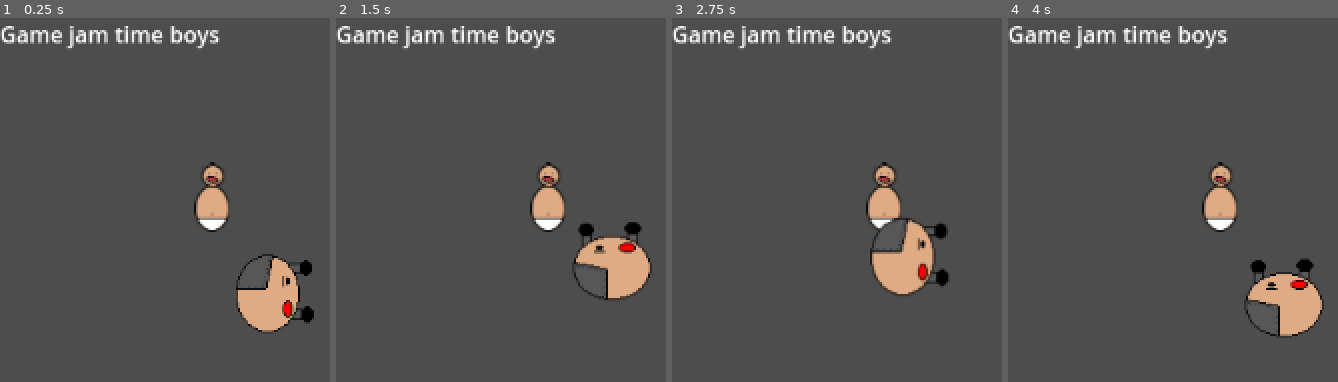
Above: before the commit, frames 1-4 (left to right).
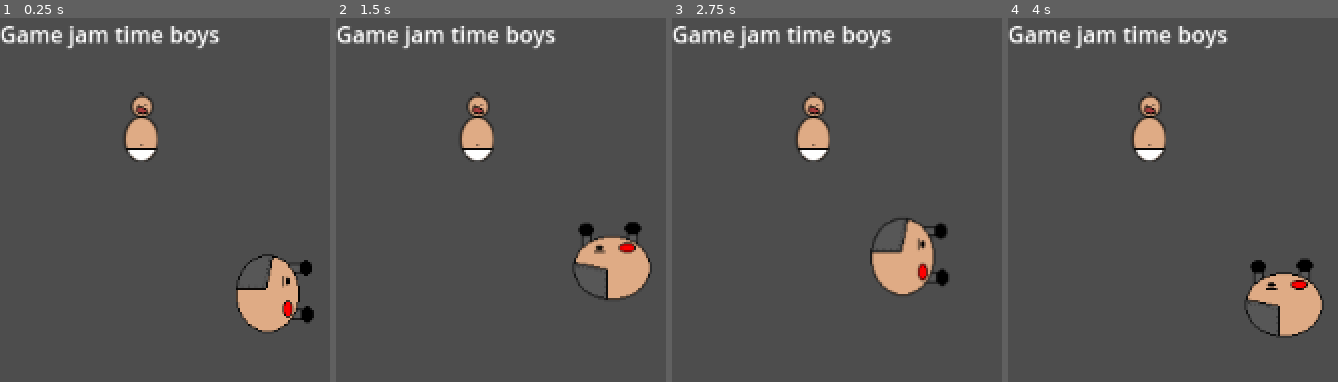
Above: after the commit, the same moments.

Repository: discoaaron/gamejam
Game: Godot game, scene res://Main.tscn
Two runs of this game, one before a commit and one after it. Both use one fixed random seed, a clock stepped at 60 frames per second and the inputs below.
Inputs:
- Up to frame 1 (0.25 s): no input
- Up to frame 2 (1.5 s): tap Enter at 0.5 s; tap A (a) at 0.6 s; tap D (d) at 0.8, 1.35 s; tap Space at 1.25 s
- Up to frame 3 (2.75 s): tap S (s) at 1.55, 2.1 s; tap Enter at 2 s; tap W (w) at 2.3 s
- Up to frame 4 (4 s): tap Space at 2.75 s; tap W (w) at 2.85 s; tap A (a) at 3.05, 3.6 s; tap Enter at 3.5 s; tap D (d) at 3.8 s

The runs differ from the first frame. In frame 1, 2.7% of the frame differs, in the area x 37-70%, y 20-59%; in frame 2, 2.7%; in frame 3, 2.6%; in frame 4, 2.7%.

Commit message:
Reformat file structure - added collisions to baby

Diff:
--- a/game/Main.tscn
+++ b/game/Main.tscn
@@ -1,17 +1,17 @@
 [gd_scene load_steps=4 format=3 uid="uid://xwxup6f3hc8h"]
 
 [ext_resource type="Script" path="res://main.gd" id="1_m74ch"]
-[ext_resource type="PackedScene" uid="uid://b7pm5d2fv82l2" path="res://scenes/dad.tscn" id="2_5guhk"]
-[ext_resource type="PackedScene" uid="uid://qquik506innj" path="res://scenes/baby.tscn" id="2_qm3xf"]
+[ext_resource type="PackedScene" uid="uid://7l4sbhfl0wks" path="res://scenes/dad/dad.tscn" id="2_0ntrq"]
+[ext_resource type="PackedScene" uid="uid://bnqyrnrvtf11f" path="res://scenes/baby/baby.tscn" id="3_1mr6s"]
 
 [node name="Main" type="Node2D"]
 script = ExtResource("1_m74ch")
-dad_scene = ExtResource("2_5guhk")
+dad_scene = ExtResource("2_0ntrq")
 
 [node name="Label" type="Label" parent="."]
 offset_right = 40.0
 offset_bottom = 23.0
 text = "Game jam time boys"
 
-[node name="Baby" parent="." instance=ExtResource("2_qm3xf")]
-position = Vector2(153, 129)
+[node name="Baby" parent="." instance=ExtResource("3_1mr6s")]
+position = Vector2(102, 79)
--- a/game/main.gd
+++ b/game/main.gd
@@ -1,6 +1,8 @@
 extends Node2D
 
 @export var dad_scene: PackedScene
+
+
 
 var keys = ["w", "a", "s", "d" ]
 
--- a/game/scenes/baby.tscn
+++ /dev/null
@@ -1,8 +0,0 @@
-[gd_scene load_steps=2 format=3 uid="uid://qquik506innj"]
-
-[ext_resource type="Texture2D" uid="uid://ctsgab0pttv18" path="res://art/Baby.png" id="1_wj4r6"]
-
-[node name="Baby" type="Node2D"]
-
-[node name="Sprite2D" type="Sprite2D" parent="."]
-texture = ExtResource("1_wj4r6")
--- /dev/null
+++ b/game/scenes/baby/baby.gd
@@ -0,0 +1,11 @@
+extends Node2D
+
+
+# Called when the node enters the scene tree for the first time.
+func _ready() -> void:
+	pass # Replace with function body.
+
+
+# Called every frame. 'delta' is the elapsed time since the previous frame.
+func _process(delta: float) -> void:
+	pass
--- /dev/null
+++ b/game/scenes/baby/baby.tscn
@@ -0,0 +1,26 @@
+[gd_scene load_steps=5 format=3 uid="uid://bnqyrnrvtf11f"]
+
+[ext_resource type="Script" path="res://scenes/baby/baby.gd" id="1_77sm7"]
+[ext_resource type="Texture2D" uid="uid://ctsgab0pttv18" path="res://art/Baby.png" id="1_wj4r6"]
+
+[sub_resource type="CapsuleShape2D" id="CapsuleShape2D_ee0u2"]
+radius = 13.0
+height = 34.0
+
+[sub_resource type="CircleShape2D" id="CircleShape2D_vi5uo"]
+
+[node name="Baby" type="Node2D"]
+script = ExtResource("1_77sm7")
+
+[node name="Sprite2D" type="Sprite2D" parent="."]
+texture = ExtResource("1_wj4r6")
+
+[node name="Area2D" type="Area2D" parent="."]
+
+[node name="CollisionShape2D" type="CollisionShape2D" parent="Area2D"]
+position = Vector2(0, 8)
+shape = SubResource("CapsuleShape2D_ee0u2")
+
+[node name="CollisionShape2D2" type="CollisionShape2D" parent="Area2D"]
+position = Vector2(0, -16)
+shape = SubResource("CircleShape2D_vi5uo")
--- a/game/scenes/dad.tscn
+++ b/game/scenes/dad/dad.tscn
@@ -1,11 +1,14 @@
-[gd_scene load_steps=4 format=3 uid="uid://b7pm5d2fv82l2"]
+[gd_scene load_steps=5 format=3 uid="uid://7l4sbhfl0wks"]
 
-[ext_resource type="Script" path="res://scenes/dad.gd" id="1_6knfq"]
+[ext_resource type="Script" path="res://scenes/dad/dad.gd" id="1_6knfq"]
 [ext_resource type="Texture2D" uid="uid://8mkdef3du7q0" path="res://art/Dad.png" id="1_v5e8r"]
 
 [sub_resource type="CapsuleShape2D" id="CapsuleShape2D_tbahi"]
 radius = 2.3
 height = 5.6
+
+[sub_resource type="CapsuleShape2D" id="CapsuleShape2D_qqgts"]
+height = 62.0
 
 [node name="Dad" type="CharacterBody2D"]
 script = ExtResource("1_6knfq")
@@ -17,3 +20,9 @@
 position = Vector2(-7, -1)
 scale = Vector2(10, 10)
 shape = SubResource("CapsuleShape2D_tbahi")
+
+[node name="Area2D - Hands" type="Area2D" parent="."]
+
+[node name="CollisionShape2D" type="CollisionShape2D" parent="Area2D - Hands"]
+position = Vector2(18, -2)
+shape = SubResource("CapsuleShape2D_qqgts")
Renamed: game/scenes/dad.gd -> game/scenes/dad/dad.gd
